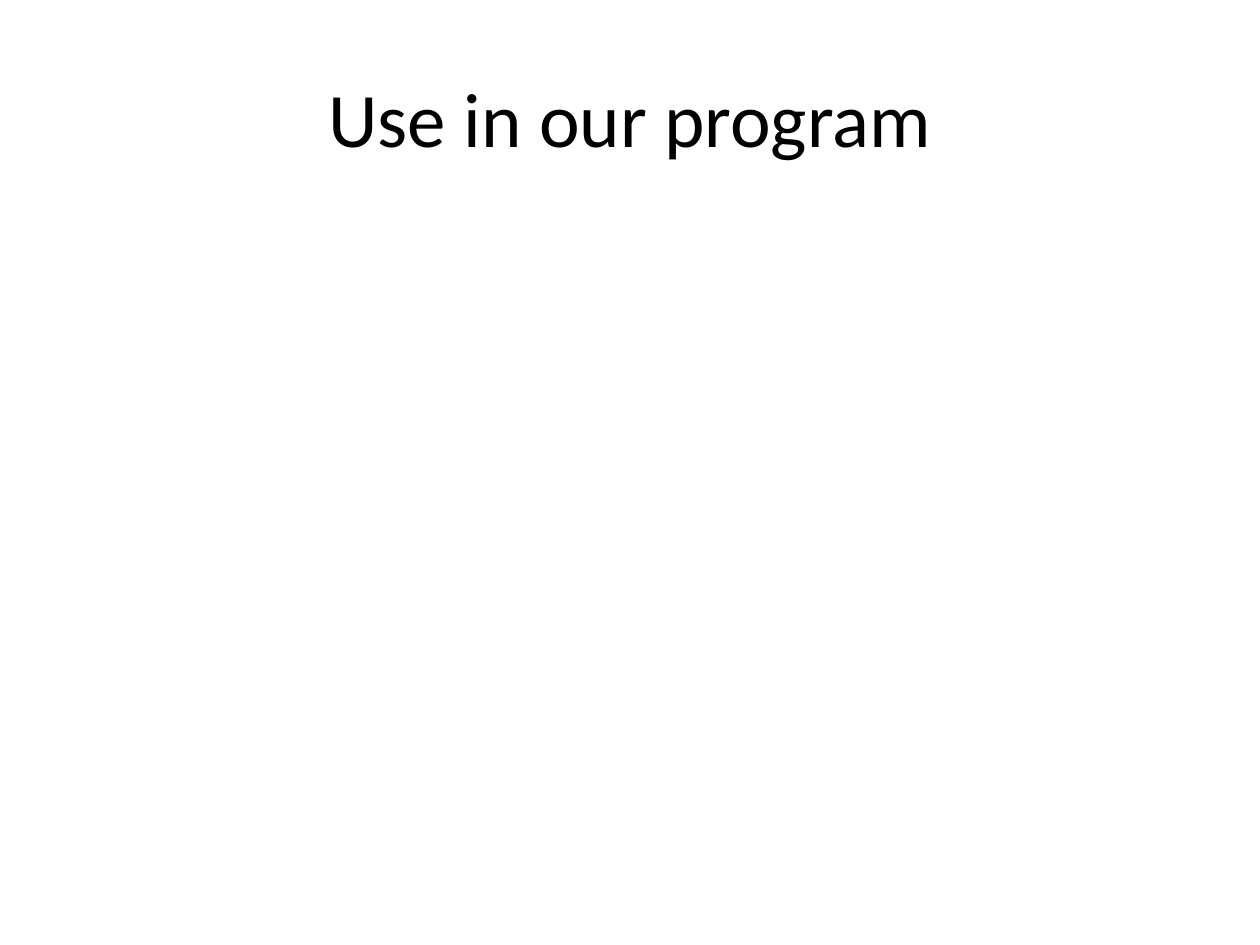
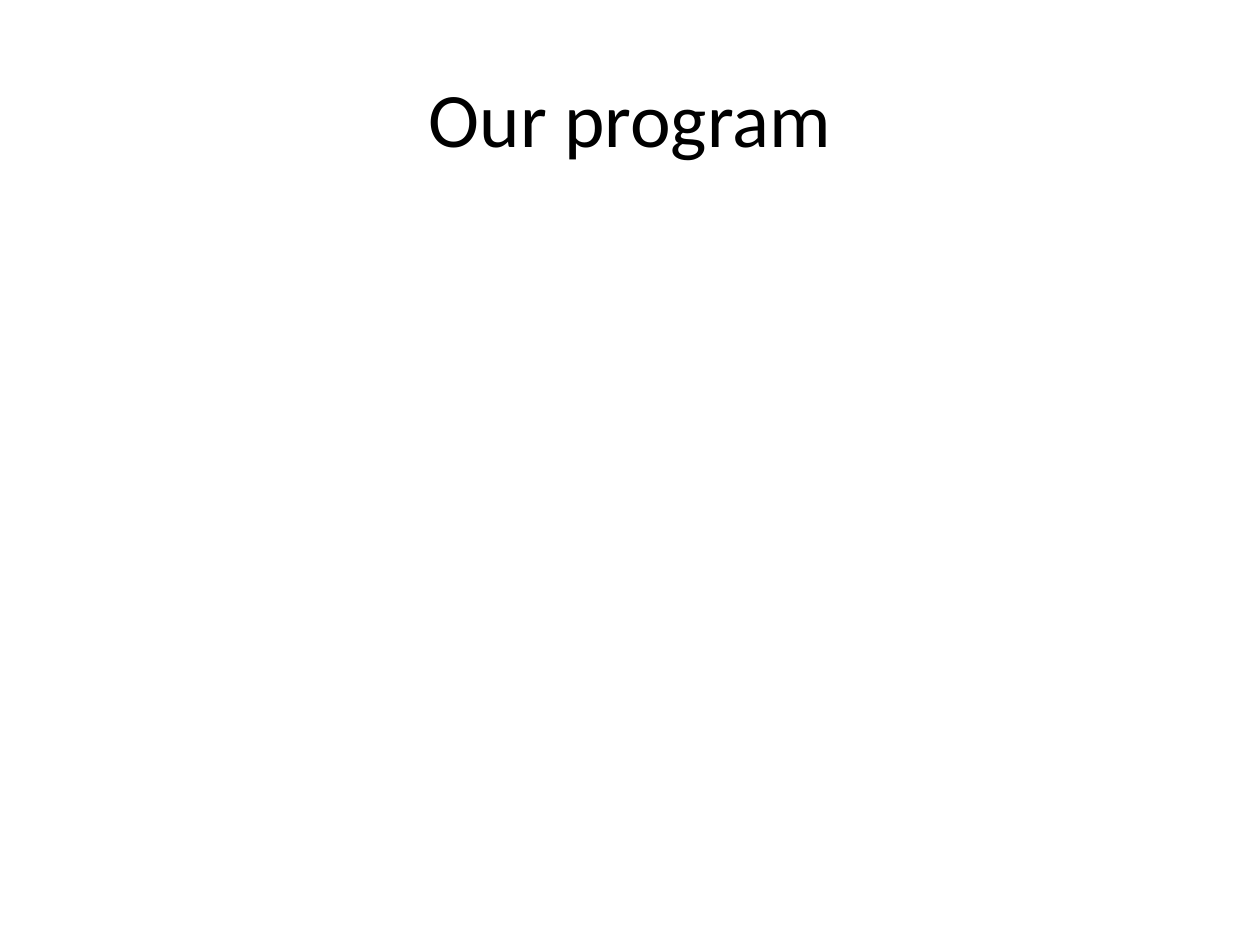
Before and after one commit to isurup/kalle-martin-group, a slide deck: slide 8 of OOPExam/03 Arrays and Collections.pptx. Drawn at 1260x945 pixels with LibreOffice and Linux fonts; fonts in the diff are those of the drawing. Boxes give left, top, right and bottom in pixels: in the first picture for what was removed or moved away, otherwise in the second. Text is boxed around its words. In the diff, an @@ line names an element or a change of style, - is before the commit and + after.

```diff
--- a/OOPExam/03 Arrays and Collections.pptx
+++ b/OOPExam/03 Arrays and Collections.pptx
@@ title at box(429, 97, 830, 161): text changed @@
-Use in our program
+Our program
```
Also in this commit, not shown: 7 slides added, 6 slides removed.
